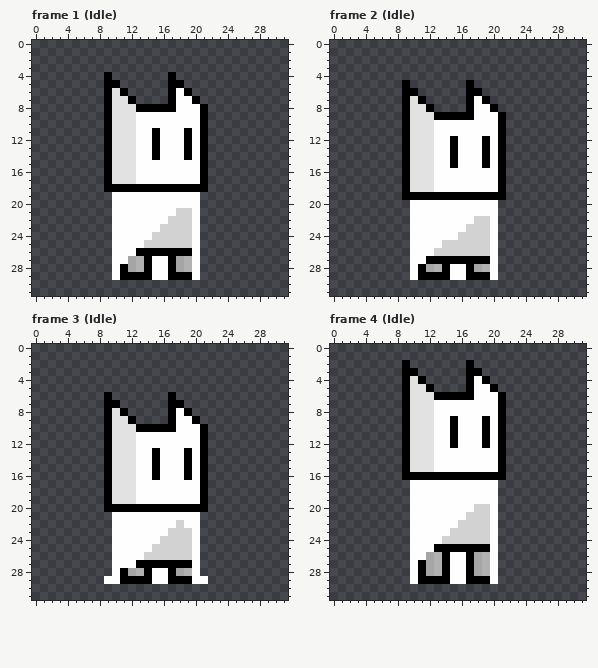
Pixel-art file, stored at Sprites/Players/Player.aseprite. That is the earlier state.
32x32 pixels, 42 frames. Colours within 5 levels of each other are drawn and written as one. Shown: frame 1 (Idle), frame 2 (Idle), frame 3 (Idle), frame 4 (Idle). The commit also changed other frames, which this record leaves out.
Once edited:
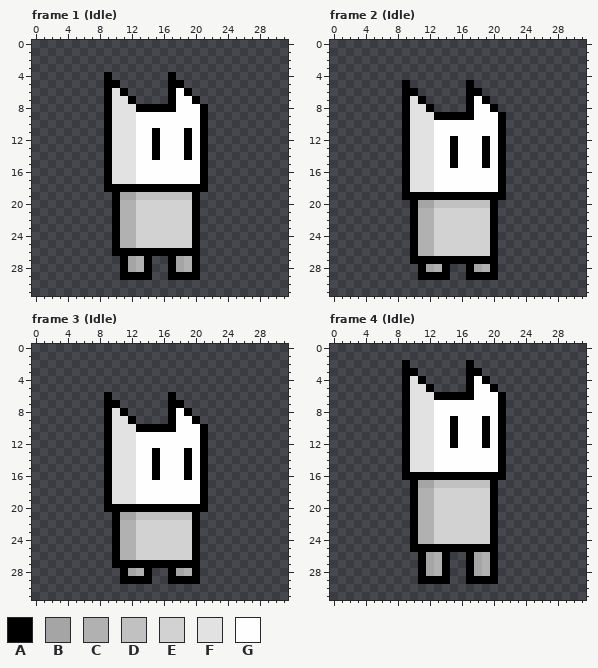
Palette (. is transparent): A #000000  B #a5a5a5  C #b1b1b1  D #c1c1c1  E #d2d2d2  F #e2e2e2  G #fefefe
The edit:
layer "Layer 1" now hidden
Changed rows in their new state; - is an unchanged pixel.
Frame 1 (Idle):
first column x 10:
19 ABBDDDDDDDA
20 ACCEEEEEEEA
21 ACCEEEEE--A
22 ACCEEEE---A
23 ACCEEE----A
24 ACCEE-----A
25 ACCE------A
26 AAA-------A
27 .A---..---A
28 .----..---A
29 .----..---A
Frame 2 (Idle):
first column x 10:
20 ABBDDDDDDDA
21 ACCEEEEEEEA
22 ACCEEEEE--A
23 ACCEEEE---A
24 ACCEEE----A
25 ACCE------A
26 ACC-------A
27 AA--------A
28 .----..---A
29 .----..---A
Frame 3 (Idle):
first column x 9:
21 -ABBDDDDDDDA-
22 -ACCEEEEE-EA-
23 -ACCEEEE---A-
24 -ACCEEE----A-
25 -ACCEE-----A-
26 -ACCE------A-
27 -AAA-------A-
28 -.----..---A-
29 ..----..---A.
Frame 4 (Idle):
first column x 10:
17 ABBDDDDDDDA
18 ACCEEEEEEEA
19 ACCEEEEEEEA
20 ACCEEEEE--A
21 ACCEEEE---A
22 ACCEEE----A
23 ACCEE-----A
24 ACCE------A
25 AAA-------A
26 .A---..---A
27 .----..---A
28 .----..---A
29 .----..---A
Boxes around the changes in both pictures, in picture pixels (x1, y1, x2, y2):
changed: (112, 192, 200, 280)
changed: (410, 200, 498, 280)
changed: (104, 512, 208, 584)
changed: (410, 480, 498, 584)
